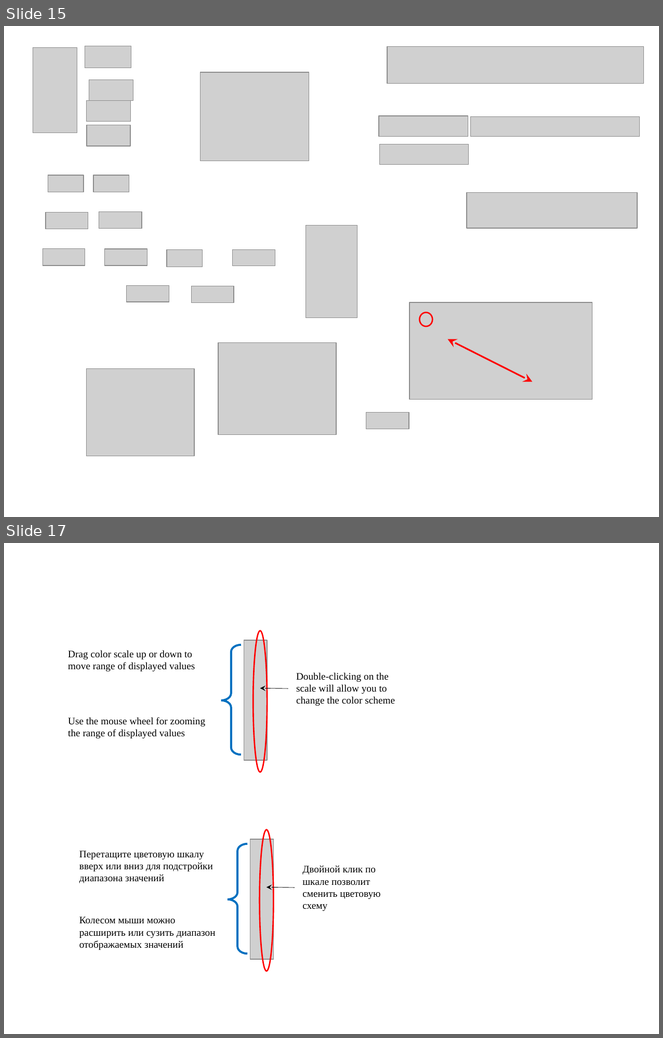
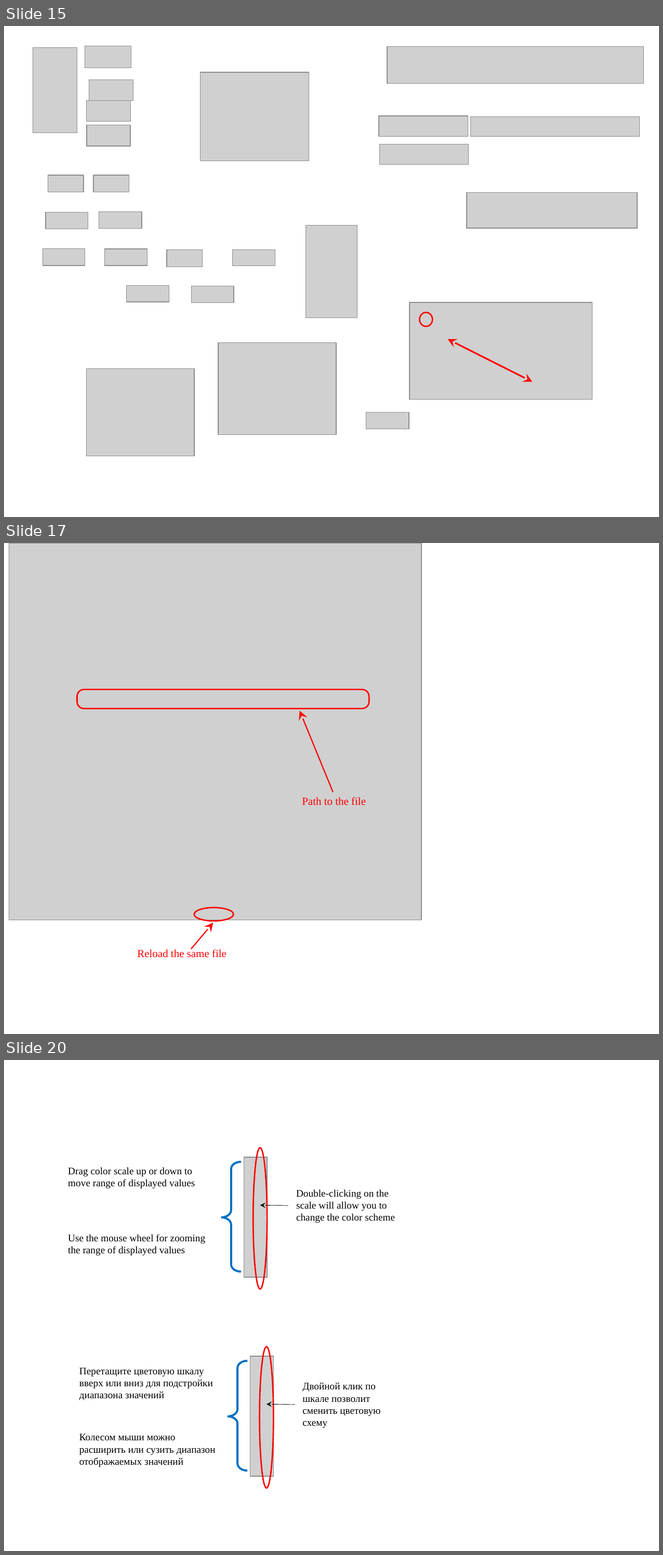
Before and after one commit to svech/Multifitting, a slide deck: manual/Pictures 2.0/Pictures 2.0.pptx. Shown one above the other, each under a label of ours: slides 15 and 17 before the commit, slides 15, 17 and 20 after it; the slides between them are not shown. The pictures are 663x1038 and 663x1555 pixels, drawn with LibreOffice and Linux fonts; fonts in the diff are those of the drawing; grey boxes stand for pictures. Boxes give left, top, right and bottom in pixels: in the first picture for what was removed or moved away, otherwise in the second. Text is boxed around its words. In the diff, an @@ line names an element or a change of style, - is before the commit and + after.

```diff
--- a/manual/Pictures 2.0/Pictures 2.0.pptx
+++ b/manual/Pictures 2.0/Pictures 2.0.pptx
@@ slide 17 added at [4, 543, 659, 1034], background #FFFFFF @@
@@ group added at [9, 543, 422, 958]: 2 arrows, 2 texts, 1 picture, 1 rounded rectangle, 1 ellipse @@
+Path to the file
+Reload the same file
@@ what was slide 17 is now slide 20 @@
```
Also in this commit, not shown: 3 other slides added, 1 slide removed, 1 other file.
